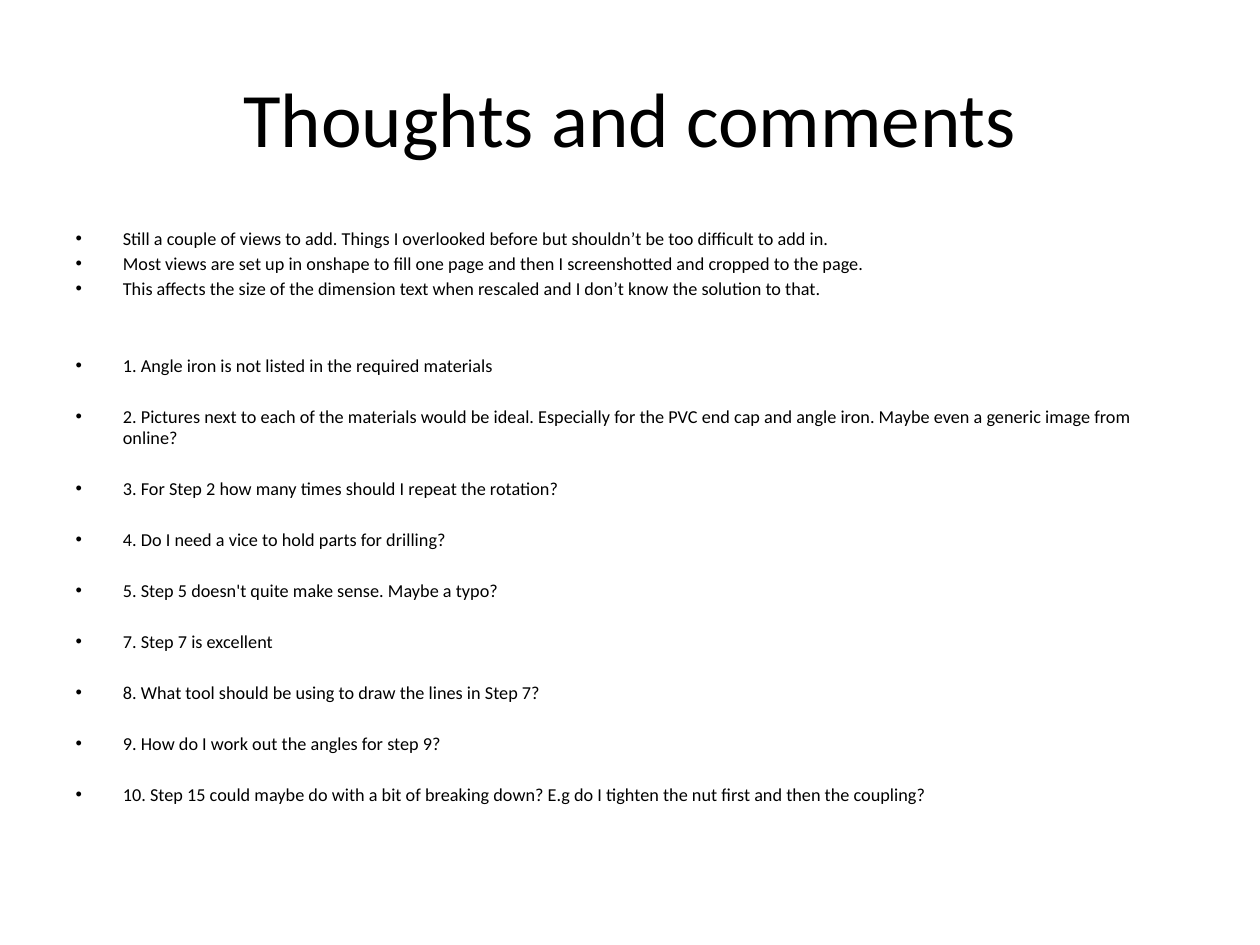
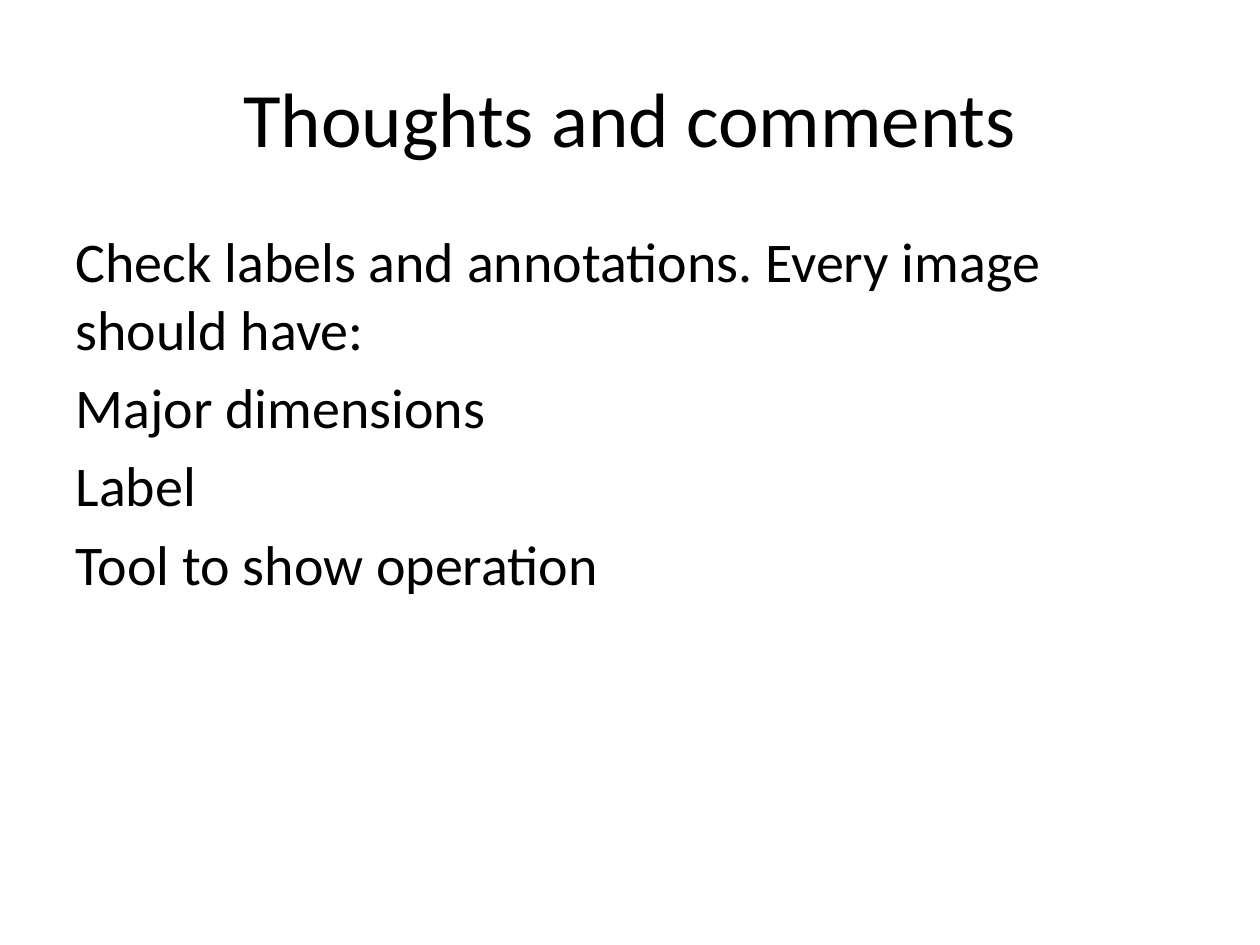
Before and after one commit to localelectricity/Wind-Turbine-Instructions, a slide deck: slide 1 of PVC Blade Instructions.pptx. Drawn at 1260x945 pixels with LibreOffice and Linux fonts; fonts in the diff are those of the drawing. Boxes give left, top, right and bottom in pixels: in the first picture for what was removed or moved away, otherwise in the second. Text is boxed around its words. In the diff, an @@ line names an element or a change of style, - is before the commit and + after.

Commit message:
Added clipart and material images

```diff
--- a/PVC Blade Instructions.pptx
+++ b/PVC Blade Instructions.pptx
@@ text at [76,243,1040,594]: text changed; size 10.4 to 32 pt @@
-• Still a couple of views to add. Things I overlooked before but shouldn’t be too difficult to add in.
-• Most views are set up in onshape to fill one page and then I screenshotted and cropped to the page.
-• This affects the size of the dimension text when rescaled and I don’t know the solution to that.
-• 1. Angle iron is not listed in the required materials
-• 2. Pictures next to each of the materials would be ideal. Especially for the PVC end cap and angle iron. Maybe even a generic image from online?
-• 3. For Step 2 how many times should I repeat the rotation?
-• 4. Do I need a vice to hold parts for drilling?
-• 5. Step 5 doesn't quite make sense. Maybe a typo?
-• 7. Step 7 is excellent
-• 8. What tool should be using to draw the lines in Step 7?
-• 9. How do I work out the angles for step 9?
-• 10. Step 15 could maybe do with a bit of breaking down? E.g do I tighten the nut first and then the coupling?
+Check labels and annotations. Every image should have:
+Major dimensions
+Label
+Tool to show operation
```
Also in this commit, not shown: 9 other slides changed, 4 slides added, 2 slides removed.
